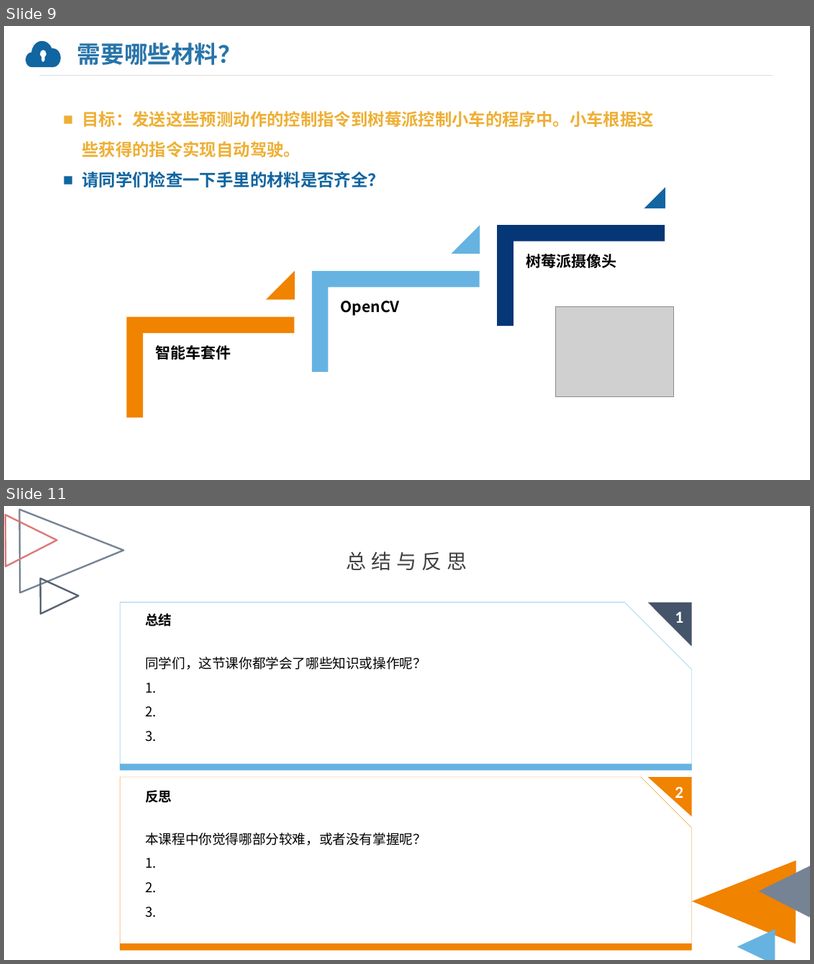
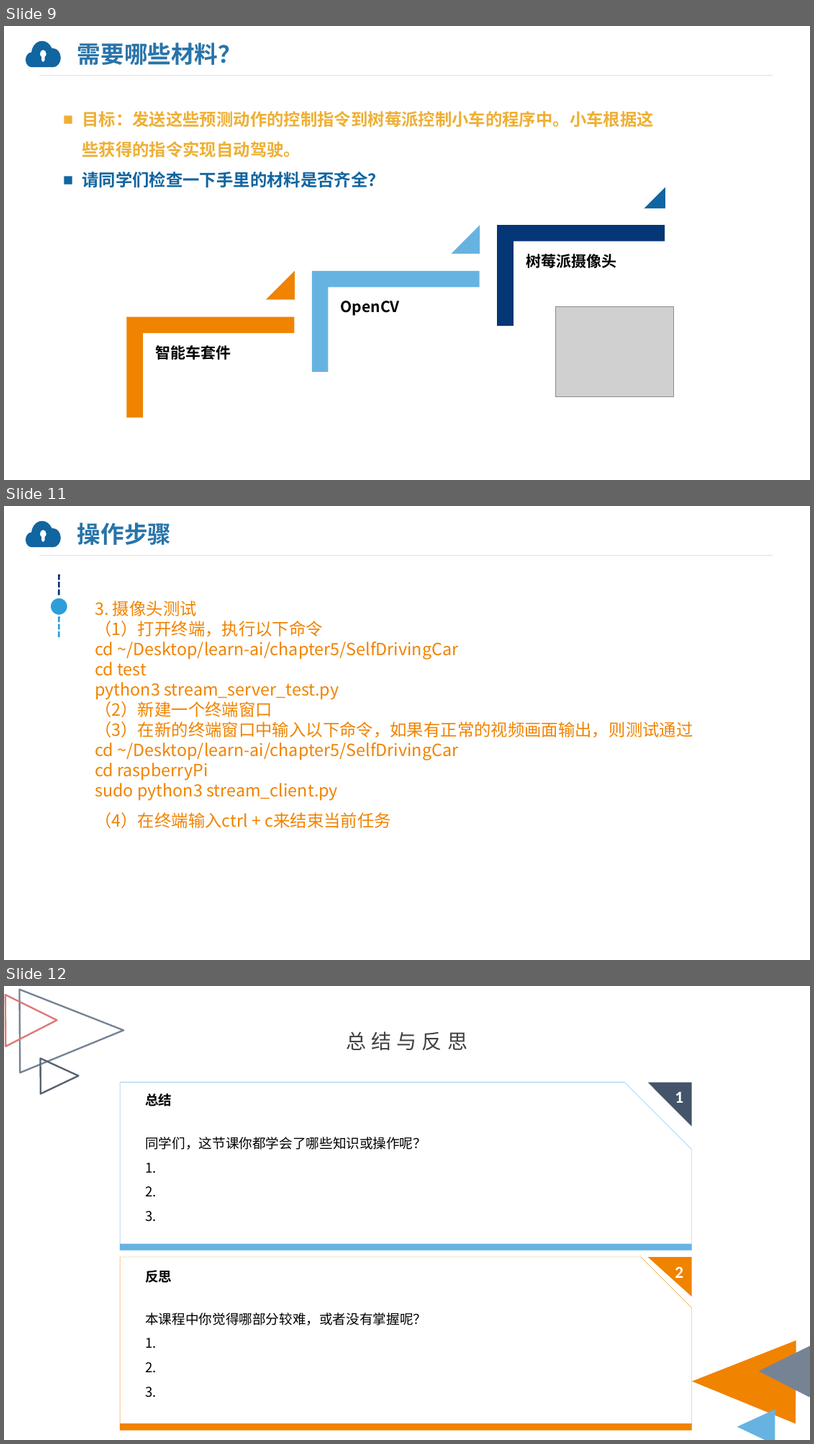
Before and after one commit to nijisakai/learn-ai, a slide deck: 课程/第5章 无人驾驶小车老白/第1节 环境准备：更加专业的视觉系统/第1节-教学PPT.pptx. Shown one above the other, each under a label of ours: slides 9 and 11 before the commit, slides 9, 11 and 12 after it; the slides between them are not shown. The pictures are 814x964 and 814x1444 pixels, drawn with LibreOffice and Linux fonts; fonts in the diff are those of the drawing; grey boxes stand for pictures; background and template pictures are left out. Boxes give left, top, right and bottom in pixels: in the first picture for what was removed or moved away, otherwise in the second. Text is boxed around its words. In the diff, an @@ line names an element or a change of style, - is before the commit and + after.

```diff
--- a/课程/第5章 无人驾驶小车老白/第1节 环境准备：更加专业的视觉系统/第1节-教学PPT.pptx
+++ b/课程/第5章 无人驾驶小车老白/第1节 环境准备：更加专业的视觉系统/第1节-教学PPT.pptx
@@ slide 11 added at (4, 506, 810, 960), background #FFFFFF; not listed: 2 template elements that a slide beside it also shows @@
@@ title added at (77, 523, 172, 545), 28 pt, text #2874A9, bold @@
+操作步骤
@@ line added from (59, 574) to (59, 596), #053675 2.25 pt dashed @@
@@ ellipse added at (50, 597, 68, 615), fill #2E9EDA, outline #FFFFFF 2.25 pt @@
@@ text added at (95, 600, 693, 828), 20 pt, text #F08300 @@
+3. 摄像头测试
+（1）打开终端，执行以下命令
+cd ~/Desktop/learn-ai/chapter5/SelfDrivingCar
+cd test
+python3 stream_server_test.py
+（2）新建一个终端窗口
+（3）在新的终端窗口中输入以下命令，如果有正常的视频画面输出，则测试通过
+cd ~/Desktop/learn-ai/chapter5/SelfDrivingCar
+cd raspberryPi
+sudo python3 stream_client.py
+（4）在终端输入ctrl + c来结束当前任务
@@ line added from (59, 616) to (59, 638), #2E9EDA 2.25 pt dashed @@
@@ what was slide 11 is now slide 12 @@
```
Also in this commit, not shown: 3 slides changed, 6 other files.
